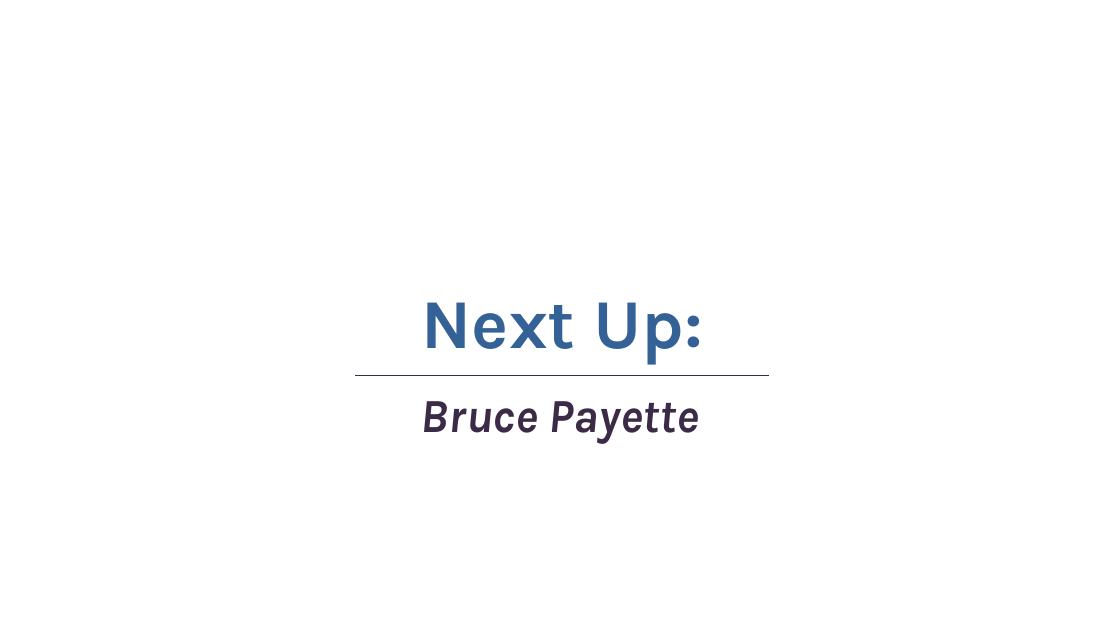
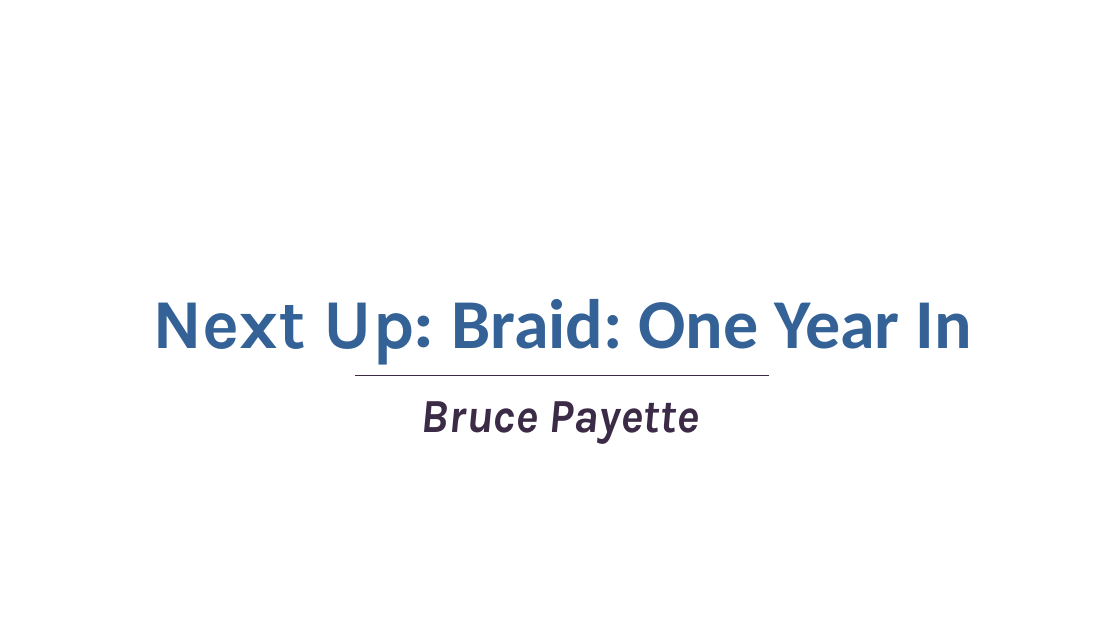
Before and after one commit to BrucePay/PSConfEU2024, a slide deck: slide 1 of payette_2024_braid.pptx. Drawn at 1120x630 pixels with LibreOffice and Linux fonts; fonts in the diff are those of the drawing; background and template pictures are left out. Boxes give left, top, right and bottom in pixels: in the first picture for what was removed or moved away, otherwise in the second. Text is boxed around its words. In the diff, an @@ line names an element or a change of style, - is before the commit and + after.

```diff
--- a/payette_2024_braid.pptx
+++ b/payette_2024_braid.pptx
@@ title at [153,299,972,364]: text changed; font Karla to Calibri @@
-Next Up:
+Next Up: Braid: One Year In
```
Also in this commit, not shown: 1 other slide changed, 4 slides added, 1 other file.
